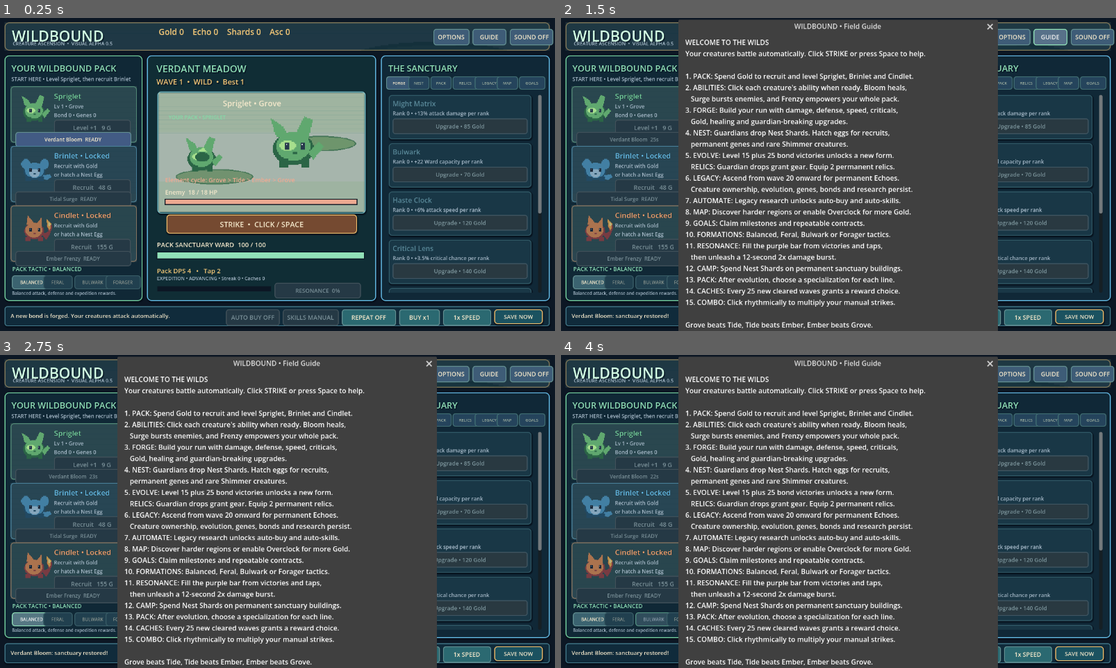
Above: before the commit, frames 1-4 (two rows, left to right).
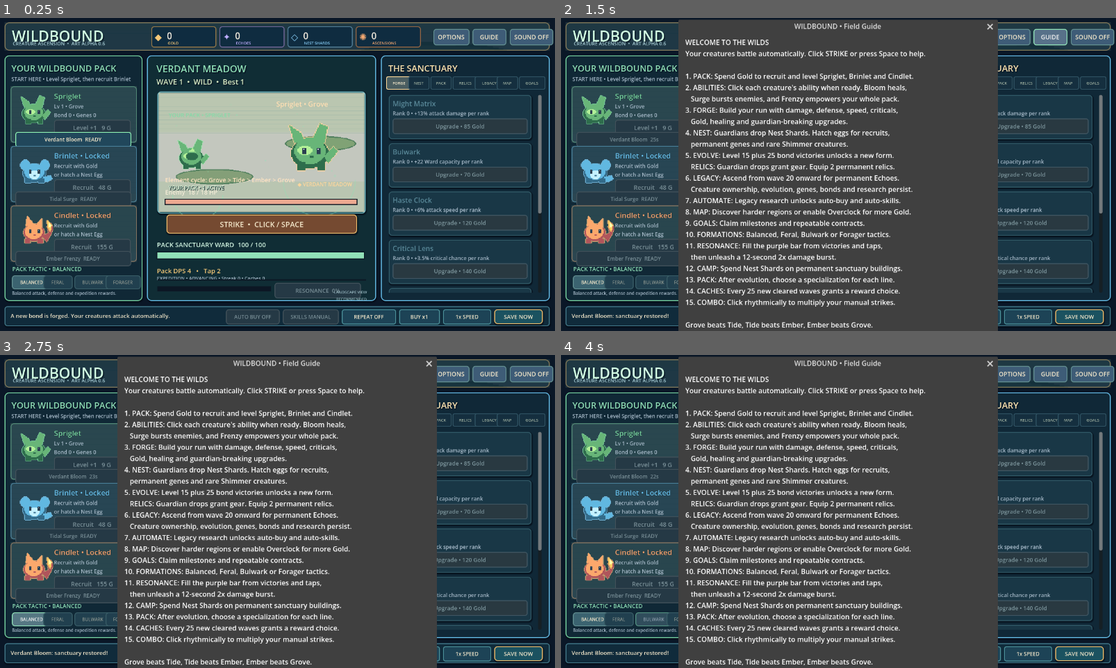
Above: after the commit, the same moments.

Repository: blushark5/Wildbound
Game: Godot game, scene res://scenes/incremental/wildbound_visual_v06.tscn
The game is run twice, just before and just after one commit, with the same random seed, the same clock (stepped at 60 frames per second) and the same inputs. Before the commit the project starts from res://scenes/incremental/wildbound_alpha.tscn.
Inputs:
- Up to frame 1 (0.25 s): no input
- Up to frame 2 (1.5 s): click "Verdant Bloom READY" at 0.5 s; click "GUIDE" at 1.25 s
- Up to frame 3 (2.75 s): click "BALANCED" at 2 s
- Up to frame 4 (4 s): click "FERAL" at 2.75 s; click "BULWARK" at 3.5 s

The runs differ from the first frame. In frame 1, 17% of the frame differs, in the area x 2-99%, y 2-99%; in frame 2, 2.0%; in frame 3, 2.0%; in frame 4, 2.0%.

Commit message:
feat(visual v0.6): launch isolated layout in preview without changing saves

Diff:
--- a/project.godot
+++ b/project.godot
@@ -3,7 +3,7 @@
 
 [application]
 config/name="Wildbound: Creature Ascension (Prototype)"
-run/main_scene="res://scenes/incremental/wildbound_alpha.tscn"
+run/main_scene="res://scenes/incremental/wildbound_visual_v06.tscn"
 config/features=PackedStringArray("4.7", "GL Compatibility")
 
 [display]
